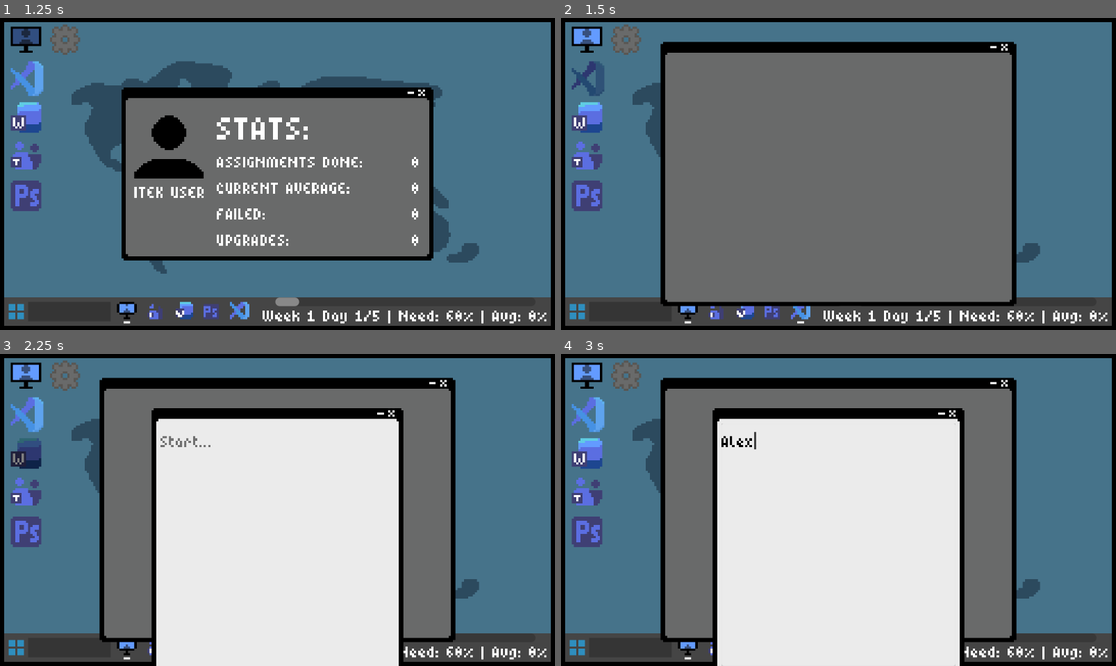
Above: before the commit, frames 1-4 (two rows, left to right).
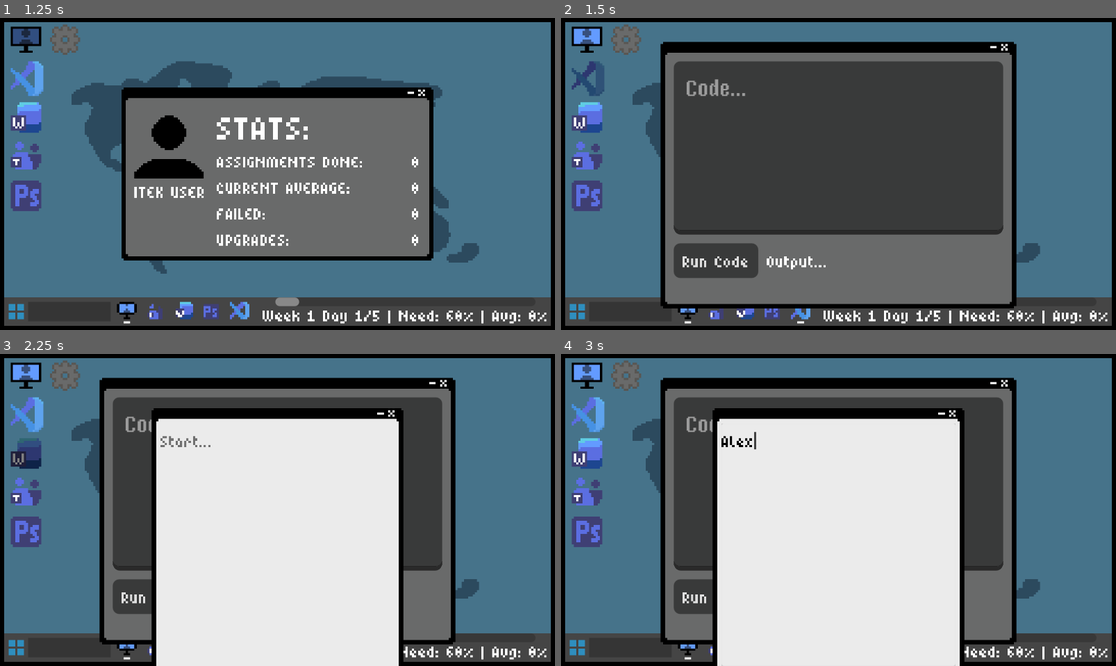
Above: after the commit, the same moments.

Repository: wonderdip/iTec-GameJam
Game: Godot game, scene res://Scenes/desktop.tscn
Two runs of this game, one before a commit and one after it. Both use one fixed random seed, a clock stepped at 60 frames per second and the inputs below.
Inputs (mouse positions are in pixels of both pictures, inside the frame that each line leads up to):
- Up to frame 1 (1.25 s): click (27, 39) at 0.5 s
- Up to frame 2 (1.5 s): click (588, 77) at 1.25 s
- Up to frame 3 (2.25 s): click (27, 453) at 2 s
- Up to frame 4 (3 s): click (838, 544) at 2.77 s; type "Alex" at 2.85 s

Frame 1 is identical in both runs. In frame 2, 36% of the frame differs, in the area x 17-83%, y 13-94%; in frame 3, 10%; in frame 4, 10%.
Error before the commit: Cannot call method 'get_parent_control' on a null value. (res://Scripts/window_dragger.gd:10)

Commit message:
added vscode

Diff:
--- a/Scenes/desktop.tscn
+++ b/Scenes/desktop.tscn
@@ -23,6 +23,7 @@
 [ext_resource type="Theme" uid="uid://bgvcpnl7jyrfv" path="res://default.tres" id="19_pfbb1"]
 [ext_resource type="Texture2D" uid="uid://dlw3wokfta4wa" path="res://Assets/icons/miniVscode.png" id="19_qpnbv"]
 [ext_resource type="FontFile" uid="uid://cfoorayyo12e" path="res://fonts/6px-Normal.ttf" id="20_wg1g7"]
+[ext_resource type="PackedScene" uid="uid://nbv5dwc6vqvn" path="res://Scenes/end_screen.tscn" id="24_ad33h"]
 
 [node name="Desktop" type="Control"]
 layout_mode = 3
@@ -197,3 +198,6 @@
 offset_bottom = 144.0
 grow_horizontal = 0
 theme = ExtResource("19_pfbb1")
+
+[node name="EndScreen" parent="." instance=ExtResource("24_ad33h")]
+layout_mode = 1
--- /dev/null
+++ b/Scenes/end_screen.tscn
@@ -0,0 +1,34 @@
+[gd_scene load_steps=2 format=3 uid="uid://nbv5dwc6vqvn"]
+
+[ext_resource type="Script" uid="uid://b07vu644o5oep" path="res://Scripts/end_screen.gd" id="1_f2mtv"]
+
+[node name="EndScreen" type="Control"]
+layout_mode = 3
+anchors_preset = 15
+anchor_right = 1.0
+anchor_bottom = 1.0
+grow_horizontal = 2
+grow_vertical = 2
+script = ExtResource("1_f2mtv")
+
+[node name="ColorRect" type="ColorRect" parent="."]
+layout_mode = 1
+anchors_preset = 15
+anchor_right = 1.0
+anchor_bottom = 1.0
+grow_horizontal = 2
+grow_vertical = 2
+color = Color(0, 0, 0, 1)
+
+[node name="Label" type="Label" parent="."]
+layout_mode = 1
+anchors_preset = 15
+anchor_right = 1.0
+anchor_bottom = 1.0
+grow_horizontal = 2
+grow_vertical = 2
+text = "YOU DIDNT MAKE IT,
+AFTER GETTING ONE TOO MANY PROBATIONS YOU GOT KICKED OUT"
+horizontal_alignment = 1
+vertical_alignment = 1
+autowrap_mode = 3
--- a/Scenes/teams.tscn
+++ b/Scenes/teams.tscn
@@ -9,6 +9,7 @@
 [ext_resource type="Resource" uid="uid://c2tmns4f32yxv" path="res://Teachers/nadeau.tres" id="5_a50o7"]
 [ext_resource type="PackedScene" uid="uid://dx4f5oy7b7uld" path="res://Scenes/window_dragger.tscn" id="5_gme0u"]
 [ext_resource type="Script" uid="uid://i20o0mpvq51s" path="res://Scripts/teams.gd" id="7_ik1aw"]
+[ext_resource type="PackedScene" uid="uid://nem7ay235ejo" path="res://Scenes/assignment_button.tscn" id="8_a50o7"]
 [ext_resource type="FontFile" uid="uid://cfoorayyo12e" path="res://fonts/6px-Normal.ttf" id="9_6uxok"]
 [ext_resource type="FontFile" uid="uid://cksshi54c44ta" path="res://fonts/MP16REG.ttf" id="10_a50o7"]
 
@@ -35,8 +36,10 @@
 grow_vertical = 2
 theme = ExtResource("2_trs8k")
 script = ExtResource("7_ik1aw")
+assignment_scene = ExtResource("8_a50o7")
 
 [node name="AssignmentList" type="Control" parent="Panel"]
+visible = false
 anchors_preset = 0
 offset_right = 208.0
 offset_bottom = 116.0
@@ -100,7 +103,6 @@
 size_flags_vertical = 3
 
 [node name="AssignmentDetails" type="Control" parent="Panel"]
-visible = false
 anchors_preset = 0
 offset_right = 208.0
 offset_bottom = 116.0
@@ -133,9 +135,11 @@
 text = "Title"
 
 [node name="Details" type="Label" parent="Panel/AssignmentDetails/VBoxContainer"]
+custom_minimum_size = Vector2(94, 0)
 layout_mode = 2
 theme_override_font_sizes/font_size = 8
 text = "Details"
+autowrap_mode = 3
 
 [node name="WorkButton" type="Button" parent="Panel/AssignmentDetails/VBoxContainer"]
 custom_minimum_size = Vector2(0, 9)
--- a/Scenes/vs_code.tscn
+++ b/Scenes/vs_code.tscn
@@ -1,14 +1,18 @@
-[gd_scene load_steps=5 format=3 uid="uid://bl18innm4aqkg"]
+[gd_scene load_steps=8 format=3 uid="uid://bl18innm4aqkg"]
 
 [ext_resource type="Script" uid="uid://dqenx3ahqvyhy" path="res://Scripts/application.gd" id="1_cbq72"]
 [ext_resource type="Theme" uid="uid://bgvcpnl7jyrfv" path="res://default.tres" id="2_fcmys"]
 [ext_resource type="PackedScene" uid="uid://dx4f5oy7b7uld" path="res://Scenes/window_dragger.tscn" id="3_fho1d"]
+[ext_resource type="Script" uid="uid://btis7smx1u5f" path="res://Scripts/vscode.gd" id="3_iv8bq"]
+[ext_resource type="FontFile" uid="uid://cfoorayyo12e" path="res://fonts/6px-Normal.ttf" id="4_bvdrp"]
 [ext_resource type="PackedScene" uid="uid://c4oy47oc4klsf" path="res://Scenes/titlebar_buttons.tscn" id="4_iv8bq"]
+[ext_resource type="FontFile" uid="uid://cksshi54c44ta" path="res://fonts/MP16REG.ttf" id="4_kli6o"]
 
-[node name="VSCode" type="Control"]
+[node name="VSCode" type="Control" node_paths=PackedStringArray("code_edit")]
 layout_mode = 3
 anchors_preset = 0
 script = ExtResource("1_cbq72")
+code_edit = NodePath("Panel/Control/VBoxContainer/CodeEdit")
 metadata/_custom_type_script = "uid://dqenx3ahqvyhy"
 
 [node name="Panel" type="Panel" parent="."]
@@ -16,19 +20,60 @@
 offset_left = -82.0
 offset_top = -61.0
 offset_right = 82.0
-offset_bottom = 61.0
+offset_bottom = 62.0
 theme = ExtResource("2_fcmys")
+script = ExtResource("3_iv8bq")
 
-[node name="WindowDragger" parent="." instance=ExtResource("3_fho1d")]
+[node name="Control" type="Control" parent="Panel"]
+anchors_preset = 0
+offset_left = 6.0
+offset_top = 9.0
+offset_right = 158.0
+offset_bottom = 117.0
+
+[node name="VBoxContainer" type="VBoxContainer" parent="Panel/Control"]
+layout_mode = 1
+anchors_preset = 15
+anchor_right = 1.0
+anchor_bottom = 1.0
+grow_horizontal = 2
+grow_vertical = 2
+
+[node name="CodeEdit" type="CodeEdit" parent="Panel/Control/VBoxContainer"]
+custom_minimum_size = Vector2(0, 80)
+layout_mode = 2
+theme_override_fonts/font = ExtResource("4_kli6o")
+theme_override_font_sizes/font_size = 10
+placeholder_text = "Code..."
+
+[node name="HBoxContainer" type="HBoxContainer" parent="Panel/Control/VBoxContainer"]
+layout_mode = 2
+
+[node name="RunButton" type="Button" parent="Panel/Control/VBoxContainer/HBoxContainer"]
+layout_mode = 2
+theme_override_fonts/font = ExtResource("4_bvdrp")
+theme_override_font_sizes/font_size = 8
+text = "Run Code"
+
+[node name="Output" type="Label" parent="Panel/Control/VBoxContainer/HBoxContainer"]
+layout_mode = 2
+theme_override_font_sizes/font_size = 8
+text = "Output..."
+
+[node name="WindowDragger" parent="." node_paths=PackedStringArray("app") instance=ExtResource("3_fho1d")]
 layout_mode = 0
 offset_left = -79.0
 offset_top = -61.0
 offset_right = 68.0
 offset_bottom = -56.0
+app = NodePath("..")
 
-[node name="TitleBarButtons" parent="." instance=ExtResource("4_iv8bq")]
+[node name="TitleBarButtons" parent="." node_paths=PackedStringArray("app") instance=ExtResource("4_iv8bq")]
 layout_mode = 0
 offset_left = 70.0
 offset_top = -60.0
 offset_right = 79.0
 offset_bottom = -56.0
+app = NodePath("..")
+
+[connection signal="pressed" from="Panel/Control/VBoxContainer/HBoxContainer/RunButton" to="Panel" method="_on_run_button_pressed"]
--- a/Scripts/application.gd
+++ b/Scripts/application.gd
@@ -8,17 +8,24 @@
 @export var teachers: Array[TeacherData]
 @export var canvas: Canvas
 @export var text_edit: TextEdit
-
+@export var code_edit: CodeEdit
 var desktop: Control
 
 func _ready() -> void:
 	desktop = get_parent_control()
+
+func get_code() -> String:
+	if not code_edit:
+		return ""
+	return code_edit.text
 
 func reset_app():
 	if canvas:
 		canvas.reset_canvas()
 	if text_edit:
 		text_edit.clear()
+	if code_edit:
+		code_edit.text = ""
 
 func save_work_to_assignment():
 	if not current_assignment:
@@ -29,6 +36,9 @@
 	if canvas:
 		current_assignment.saved_image = canvas.image.duplicate()
 		current_assignment.has_work = true
+	if code_edit:
+		current_assignment.saved_text = code_edit.text
+		current_assignment.has_work = code_edit.text.strip_edges() != ""
 
 func load_work_from_assignment():
 	if not current_assignment:
@@ -39,6 +49,11 @@
 		canvas.image = current_assignment.saved_image.duplicate()
 		canvas.texture.update(canvas.image)
 		canvas.queue_redraw()
+	if code_edit:
+		if current_assignment.saved_text != "":
+			code_edit.text = current_assignment.saved_text
+		elif current_assignment.starter_code != "":
+			code_edit.text = current_assignment.starter_code
 
 func get_word_count() -> int:
 	if not text_edit:
--- a/Scripts/assignment_button.gd
+++ b/Scripts/assignment_button.gd
@@ -26,7 +26,7 @@
 	assignment = available_assignments.pick_random()
 	Global.used_assignments.append(assignment)
 
-	teacher_label.text = teacher.name + " " + teacher.specialty.app_name
+	teacher_label.text = teacher.name + " - " + teacher.specialty.app_name
 	title_label.text = assignment.assignment_title + " " + "0/100"
 
 func add_grade(grade: int):
--- a/Scripts/assignment_data.gd
+++ b/Scripts/assignment_data.gd
@@ -6,9 +6,12 @@
 @export var min_words: int
 @export var min_coverage: float
 
+# VSCode fields
+@export_multiline var starter_code: String
+@export_multiline var solution_code: String
+@export var check_lines: PackedStringArray
+
 var grade: float
-
-# Saved work state
-var saved_text: String = ""       # for Word
-var saved_image: Image = null     # for Photoshop
+var saved_text: String = ""
+var saved_image: Image = null
 var has_work: bool = false
--- /dev/null
+++ b/Scripts/end_screen.gd
@@ -0,0 +1,9 @@
+extends Control
+
+# Called every frame. 'delta' is the elapsed time since the previous frame.
+func _ready() -> void:
+	hide()
+	Global.game_over.connect(_on_game_over)
+
+func _on_game_over():
+	show()
--- a/Scripts/global.gd
+++ b/Scripts/global.gd
@@ -38,7 +38,7 @@
 		day_changed.emit(current_day)
 
 func _end_week() -> void:
-	if current_average < get_required_average() and assignments_done > 0:
+	if current_average < get_required_average():
 		week_failed = true
 		game_over.emit()
 	else:
--- a/Scripts/teams.gd
+++ b/Scripts/teams.gd
@@ -12,6 +12,7 @@
 @onready var new_button: Button = $AssignmentDetails/VBoxContainer/NewButton
 @onready var grade_label: Label = $AssignmentDetails/Grade
 
+@export var assignment_scene: PackedScene
 var current_assignment: AssignmentData = null
 var current_teacher: TeacherData = null
 var current_button: AssignmentButton = null
@@ -46,7 +47,7 @@
 		if available.is_empty():
 			return
 
-		var assignment_scene = preload("res://Scenes/assignment_button.tscn")
+
 		var button = assignment_scene.instantiate() as AssignmentButton
 		button_container.add_child(button)
 		button.pressed.connect(_on_button_pressed.bind(button))
@@ -67,7 +68,7 @@
 		details.text = (current_assignment.assignment_details
 						+"\nMinimum Words: "
 						+ str(current_assignment.min_words))
-	grade_label.text = (str(int(current_assignment.grade)) + "/100")
+	grade_label.text = (str(roundi(current_assignment.grade)) + "/100")
 
 func _on_back_button_pressed() -> void:
 	assignment_details.hide()
@@ -75,7 +76,6 @@
 	current_assignment = null
 
 func _on_new_button_pressed() -> void:
-	# Save any existing work first
 	var existing_id = current_teacher.specialty.app_name + "::" + current_assignment.assignment_title
 	if Global.apps.has(existing_id):
 		Global.apps[existing_id].save_work_to_assignment()
@@ -88,7 +88,10 @@
 	app.current_assignment = current_assignment
 
 	if not current_assignment.has_work:
-		app.reset_app()  # fresh canvas/doc for new work
+		app.reset_app()
+		# Load starter code for fresh VSCode assignments
+		if app.code_edit and current_assignment.starter_code != "":
+			app.code_edit.text = current_assignment.starter_code
 
 	current_assignment.has_work = true
 	new_button.disabled = true
@@ -102,16 +105,25 @@
 		if current_assignment.min_words > 0:
 			var word_count = app.get_word_count()
 			grade = clamp(float(word_count) / current_assignment.min_words * 100.0, 0.0, 100.0)
-		else:
+		elif current_assignment.min_coverage > 0:
 			var coverage = app.get_canvas_coverage()
 			grade = clamp(coverage / current_assignment.min_coverage * 100.0, 0.0, 100.0)
+		elif current_assignment.check_lines.size() > 0:
+			# Grade based on how many required lines are present
+			var code = app.get_code()
+			var correct := 0
+			for required_line in current_assignment.check_lines:
+				for line in code.split("\n"):
+					if line.strip_edges() == required_line.strip_edges():
+						correct += 1
+						break
+			grade = clamp(float(correct) / current_assignment.check_lines.size() * 100.0, 0.0, 100.0)
 
 	current_assignment.grade = grade
-
 	assignment_details.hide()
 	assignment_list.show()
 	current_button.reparent(handed_in_buttons)
-	current_button.add_grade(int(grade))
+	current_button.add_grade(roundi(grade))
 	current_button = null
 	Global.assignment_done(current_assignment)
 
--- /dev/null
+++ b/Scripts/vscode.gd
@@ -0,0 +1,37 @@
+extends Panel
+
+@onready var code_edit: CodeEdit = $Control/VBoxContainer/CodeEdit
+@onready var run_button: Button = $Control/VBoxContainer/HBoxContainer/RunButton
+@onready var output_label: Label = $Control/VBoxContainer/HBoxContainer/Output
+
+func _on_run_button_pressed() -> void:
+	var code = code_edit.text.strip_edges()
+	if code == "":
+		output_label.text = "No code to run."
+		return
+
+	# Check against the assignment's required lines
+	var app = get_parent() as Application
+	if not app or not app.current_assignment:
+		output_label.text = "> No assignment loaded."
+		return
+
+	var assignment = app.current_assignment
+	var all_correct := true
+	var missing := ""
+
+	for required_line in assignment.check_lines:
+		var found := false
+		for line in code.split("\n"):
+			if line.strip_edges() == required_line.strip_edges():
+				found = true
+				break
+		if not found:
+			all_correct = false
+			missing = required_line
+			break
+
+	if all_correct:
+		output_label.text = "> Code ran successfully!"
+	else:
+		output_label.text = "> Error: missing or incorrect line"
--- a/Teachers/nadeau.tres
+++ b/Teachers/nadeau.tres
@@ -6,8 +6,13 @@
 
 [sub_resource type="Resource" id="Resource_civwu"]
 script = ExtResource("1_i6orl")
-assignment_title = "Finish This Code"
-assignment_details = "erdtfgyhuj"
+assignment_title = "Addition function"
+assignment_details = "Fix this code to add numbers instead of multiplying them"
+starter_code = "func add(a, b):
+	return a * b"
+solution_code = "func add(a, b):
+	return a + b"
+check_lines = PackedStringArray("return a + b")
 metadata/_custom_type_script = "uid://bvvmgegkc1ik6"
 
 [resource]
Not shown: 1 places in Scenes/desktop.tscn that only renumber resources
Not shown: 1 places in Scenes/teams.tscn that only renumber resources
Not shown, added: Scripts/end_screen.gd.uid
Not shown, added: Scripts/vscode.gd.uid
